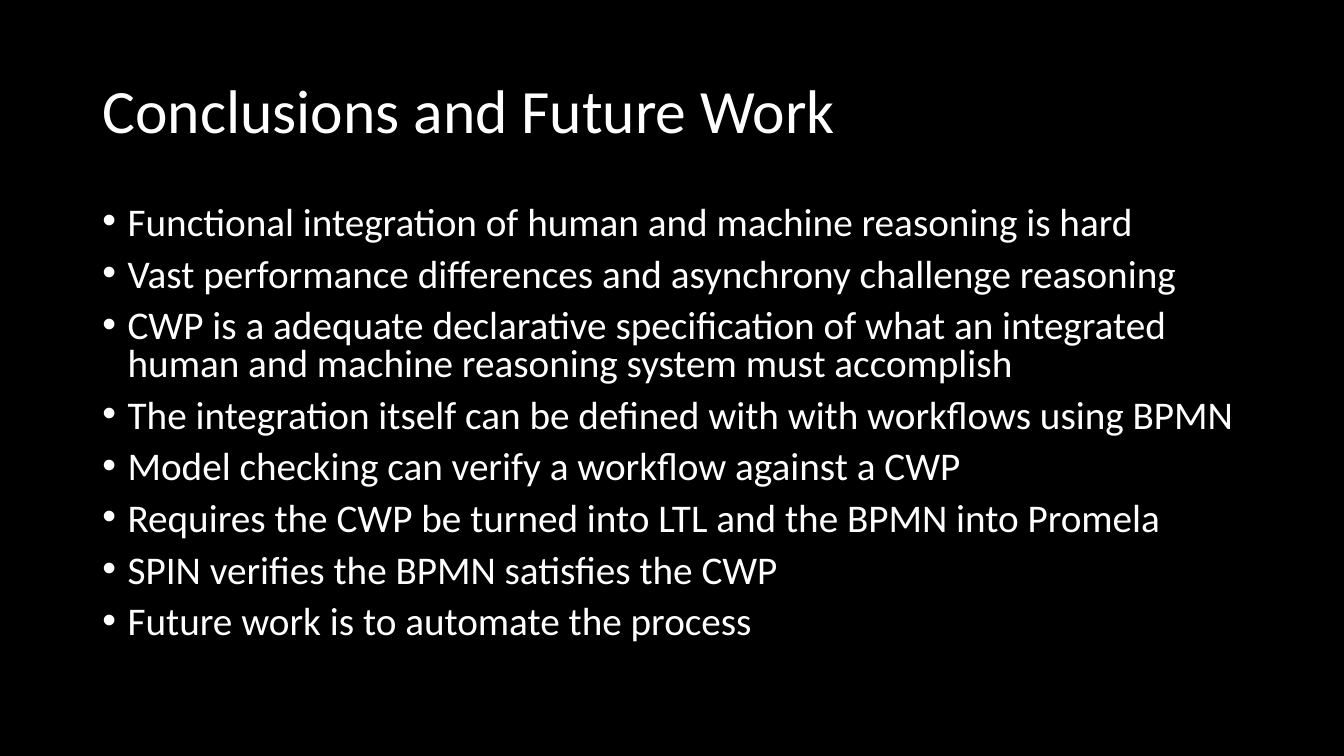
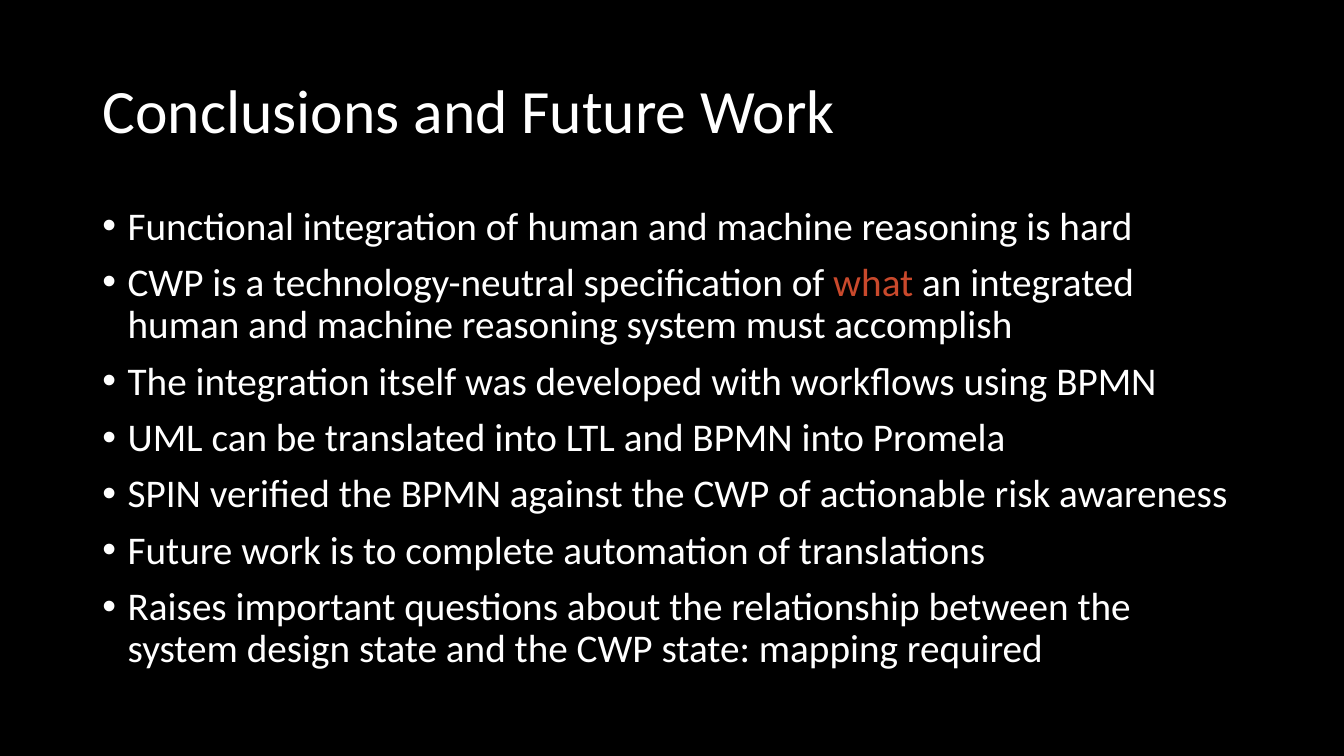
Before and after one commit to ericmercer/SPIN-bpmn-cwp-verification-paper, a slide deck: slide 21 of presentation/syscon-2022.pptx. Drawn at 1344x756 pixels with LibreOffice and Linux fonts; fonts in the diff are those of the drawing. Boxes give left, top, right and bottom in pixels: in the first picture for what was removed or moved away, otherwise in the second. Text is boxed around its words. In the diff, an @@ line names an element or a change of style, - is before the commit and + after.

```diff
--- a/presentation/syscon-2022.pptx
+++ b/presentation/syscon-2022.pptx
@@ text at bbox=[128, 212, 1132, 247]: line spacing 0.8 to 0.9 @@
@@ text at bbox=[128, 268, 1227, 669]: text changed @@
-• Vast performance differences and asynchrony challenge reasoning
-• CWP is a adequate declarative specification of what an integrated human and machine reasoning system must accomplish
-• The integration itself can be defined with with workflows using BPMN
-• Model checking can verify a workflow against a CWP
-• Requires the CWP be turned into LTL and the BPMN into Promela
-• SPIN verifies the BPMN satisfies the CWP
-• Future work is to automate the process
+• CWP is a technology-neutral specification of what an integrated human and machine reasoning system must accomplish
+• The integration itself was developed with workflows using BPMN
+• UML can be translated into LTL and BPMN into Promela
+• SPIN verified the BPMN against the CWP of actionable risk awareness
+• Future work is to complete automation of translations
+• Raises important questions about the relationship between the system design state and the CWP state: mapping required
```
Also in this commit, not shown: 17 other slides changed.
